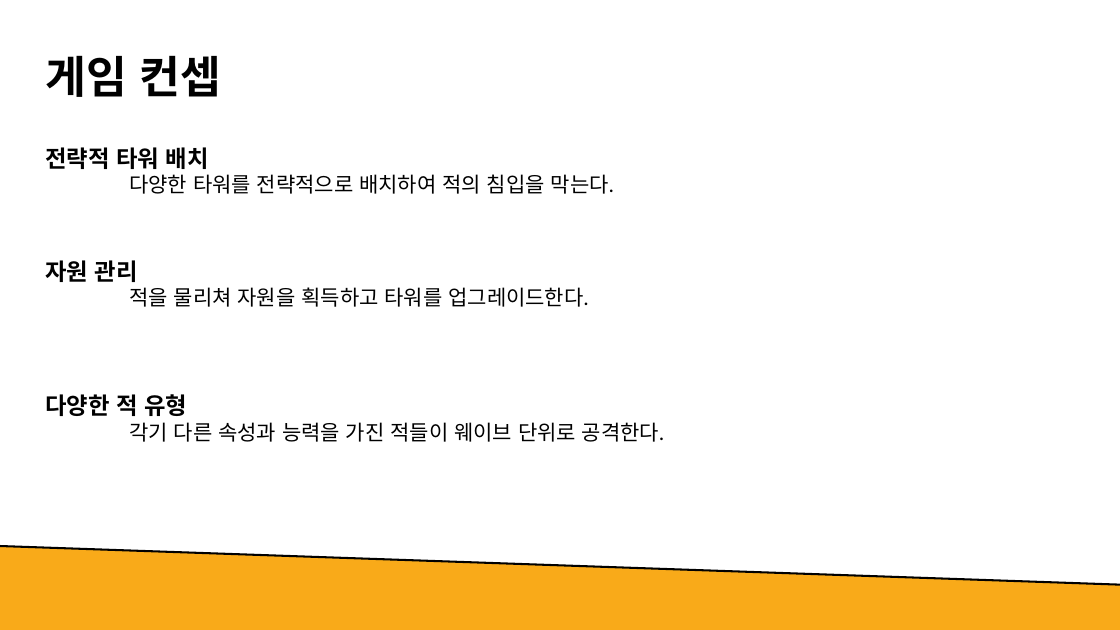
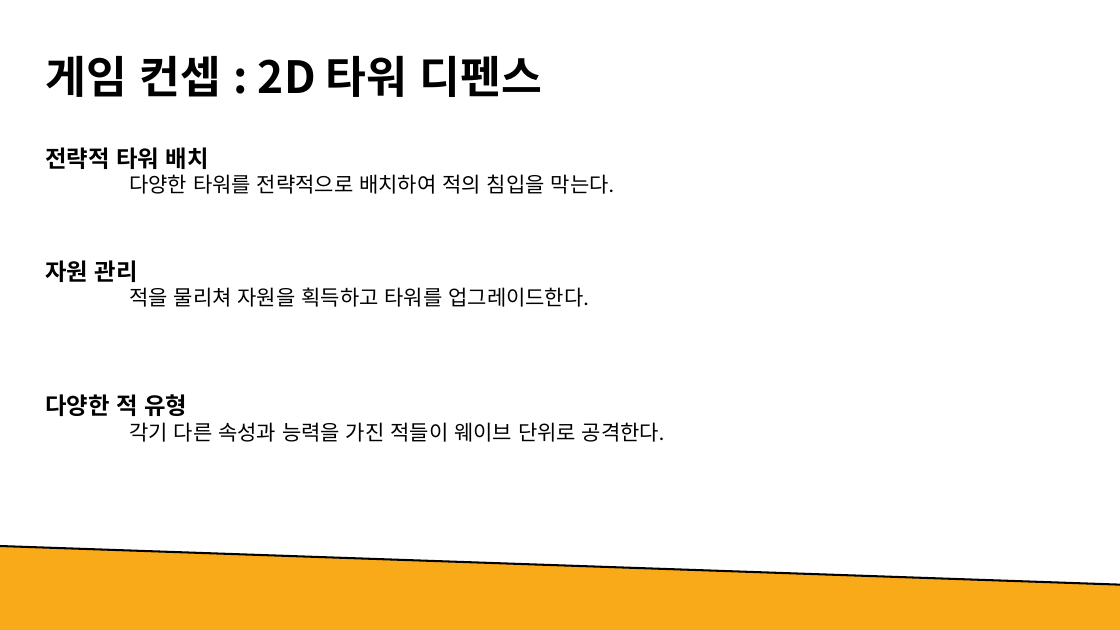
Before and after one commit to qkrrkdtj/2024-2DGP-Project, a slide deck: slide 3 of 기획서.pptx. Drawn at 1120x630 pixels with LibreOffice and Linux fonts; fonts in the diff are those of the drawing. Boxes give left, top, right and bottom in pixels: in the first picture for what was removed or moved away, otherwise in the second. Text is boxed around its words. In the diff, an @@ line names an element or a change of style, - is before the commit and + after.

```diff
--- a/기획서.pptx
+++ b/기획서.pptx
@@ title at [45,55,542,97]: text changed @@
-게임 컨셉
+게임 컨셉 : 2D 타워 디펜스
```
Also in this commit, not shown: 2 other slides changed.
